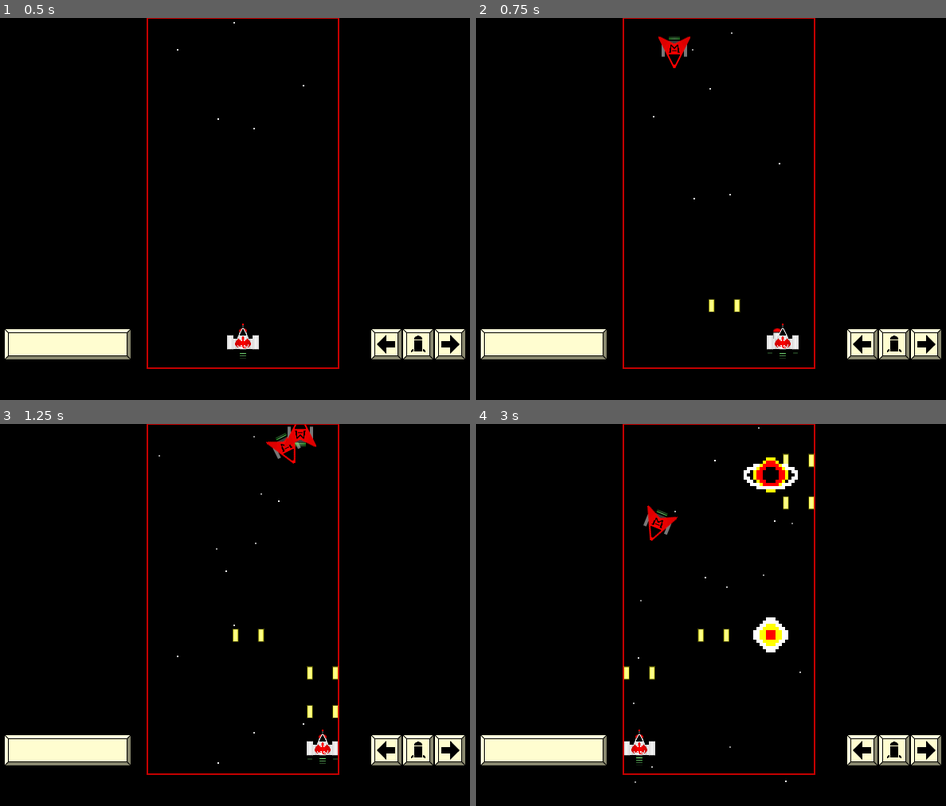
Above: before the commit, frames 1-4 (two rows, left to right).
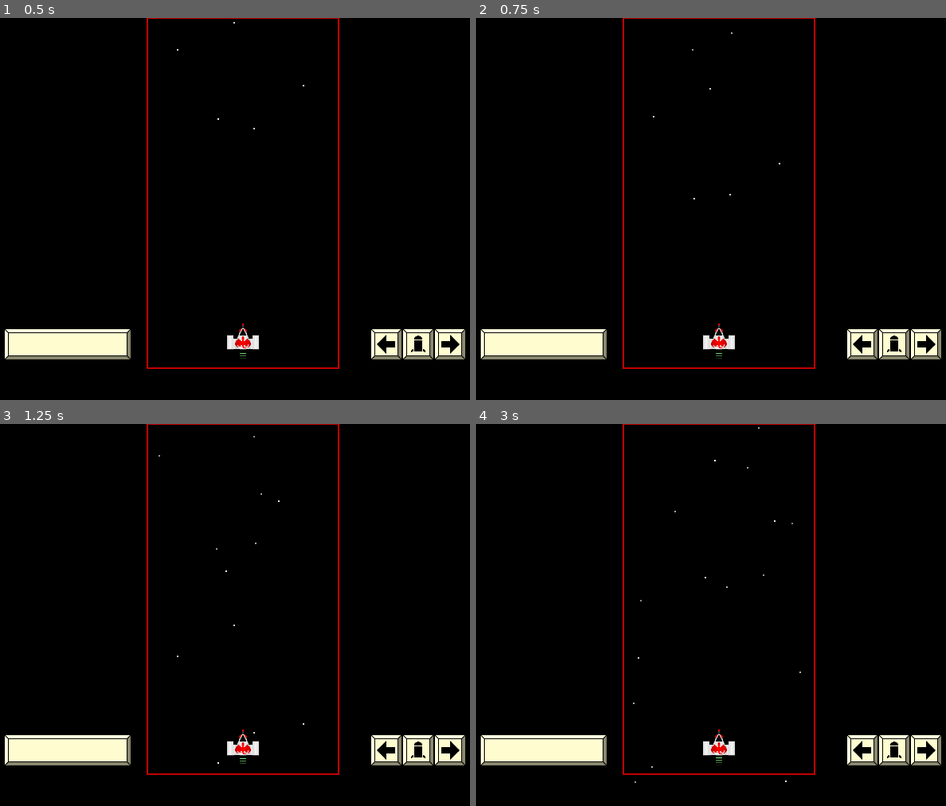
Above: after the commit, the same moments.

Repository: swashdev/minigame-madness
Game: Godot game, scene res://mini/shooter/scenes/shooter_frame.tscn
Same seed, same stepped clock (60 frames per second), same inputs: the game is played once before the commit and once after it. This scene is started directly instead of the project's main scene.
Inputs:
- Up to frame 1 (0.5 s): no input
- Up to frame 2 (0.75 s): tap Enter at 0.5 s; hold Right (move_right) from 0.53 s (still down); hold Space (action) from 0.53 s (still down)
- Up to frame 3 (1.25 s): keep holding Right (move_right); keep holding Space (action); tap Up (move_up) at 0.77 s
- Up to frame 4 (3 s): release Space (action) at 1.28 s; tap Space (action) at 1.35, 2.85 s; tap Up (move_up) at 1.52 s; release Right (move_right) at 2.03 s; hold Left (move_left) 2.03-2.78 s; hold Space (action) 2.03-2.78 s; hold Right (move_right) from 2.78 s (still down)

Frame 1 is identical in both runs. In frame 2, 1.0% of the frame differs, in the area x 38-69%, y 4-90%; in frame 3, 1.3%; in frame 4, 2.2%, in the area x 31-73%, y 7-90%.

Commit message:
[SHOOTER] remove test code from ShooterFrame.

Diff:
--- a/mini/shooter/scripts/shooter_frame.gd
+++ b/mini/shooter/scripts/shooter_frame.gd
@@ -4,10 +4,6 @@
 
 # Since the ShooterFrame functions as a frame around the actual minigame, this
 # script pretty much defers everything to the ShooterMinigame.
-
-# For testing
-func _ready():
-	start()
 
 
 func decide():
